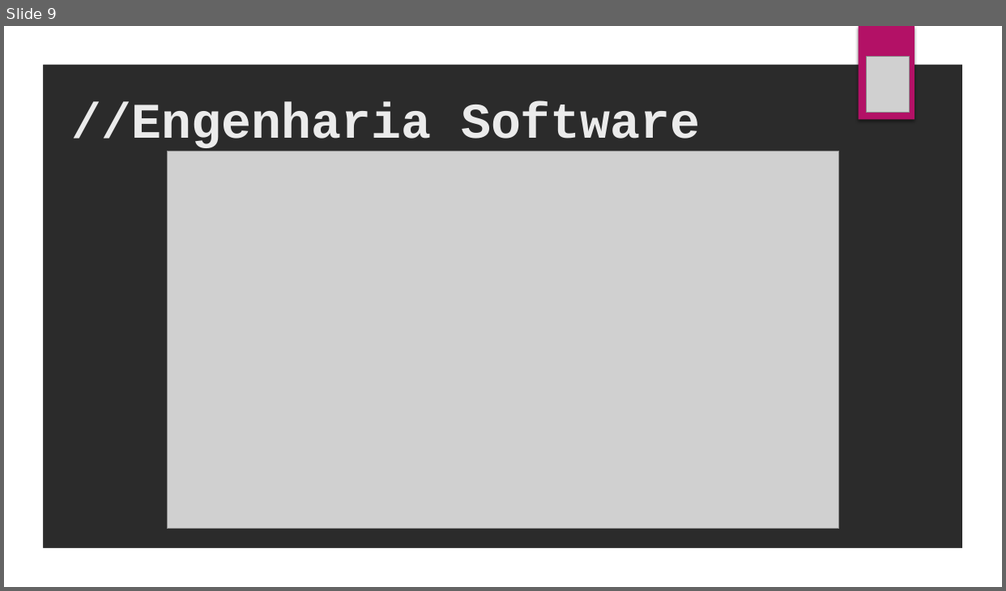
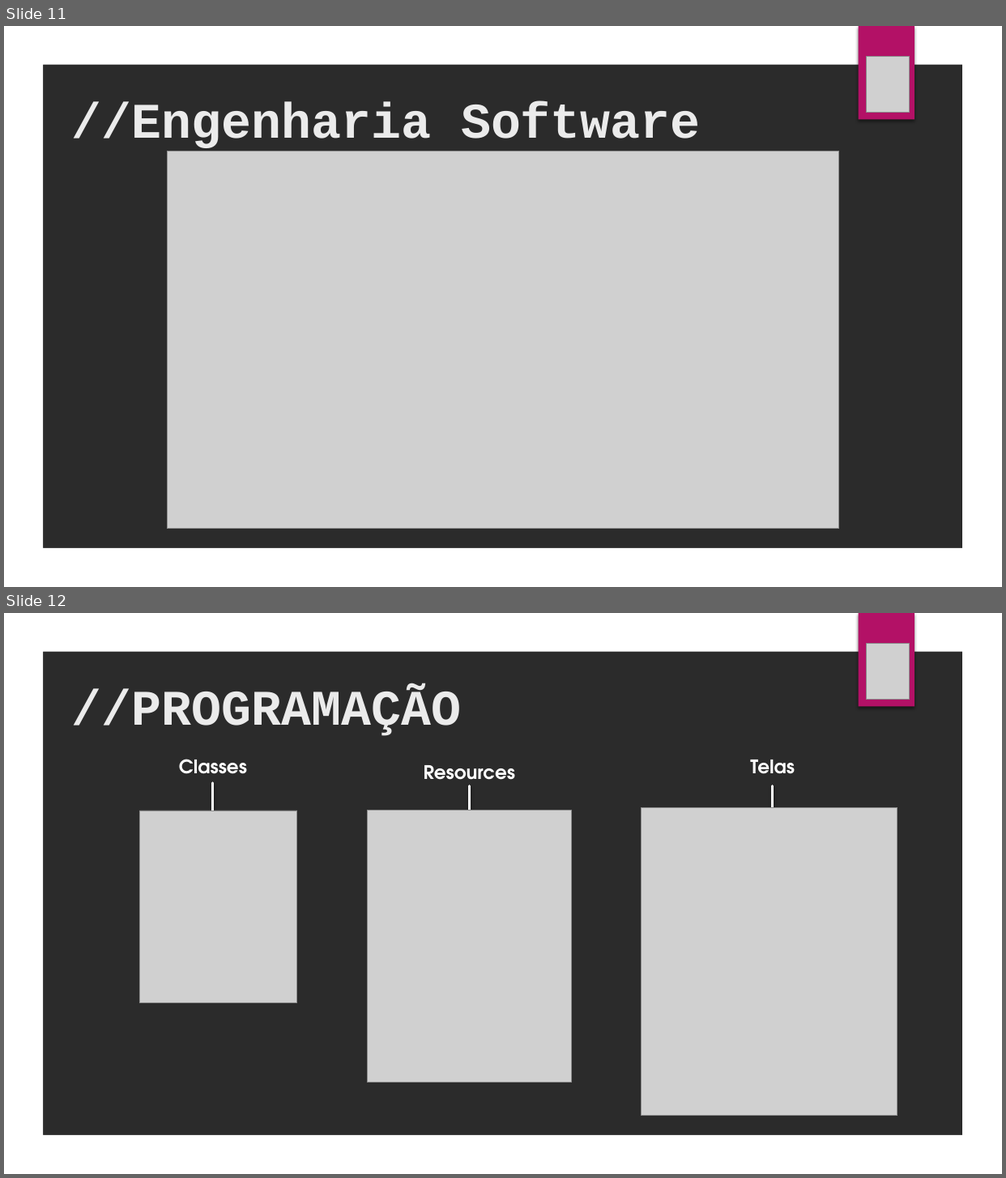
Before and after one commit to SilvioDaCol/ArqFriendly, a slide deck: APRESENTAÇÃO/APRESENTAÇÃO GAMEFRIENDLY.pptx. Shown one above the other, each under a label of ours: slide 9 before the commit, slides 11 and 12 after it. The pictures are 1006x591 and 1006x1178 pixels, drawn with LibreOffice and Linux fonts; fonts in the diff are those of the drawing; grey boxes stand for pictures; background and template pictures are left out; a plain dark background stands for a picture behind light text. Boxes give left, top, right and bottom in pixels: in the first picture for what was removed or moved away, otherwise in the second. Text is boxed around its words. In the diff, an @@ line names an element or a change of style, - is before the commit and + after.

```diff
--- a/APRESENTAÇÃO/APRESENTAÇÃO GAMEFRIENDLY.pptx
+++ b/APRESENTAÇÃO/APRESENTAÇÃO GAMEFRIENDLY.pptx
@@ slide 12 added at (x1=4, y1=613, x2=1002, y2=1174), background picture (left out); not listed: 2 template elements that a slide beside it also shows @@
@@ picture added at (x1=867, y1=643, x2=909, y2=700) @@
@@ title added at (x1=72, y1=689, x2=461, y2=736), 48 pt, text #EBEBEB, bold @@
+//PROGRAMAÇÃO
@@ text added at (x1=179, y1=759, x2=247, y2=774), 18 pt, text #FFFFFF, bold @@
+Classes
@@ text added at (x1=424, y1=765, x2=516, y2=787), 18 pt, text #FFFFFF, bold @@
+Resources
@@ text added at (x1=750, y1=760, x2=795, y2=774), 18 pt, text #FFFFFF, bold @@
+Telas
@@ line added from (213, 783) to (213, 833), #FFFFFF 2.25 pt @@
@@ line added from (470, 786) to (470, 835), #FFFFFF 2.25 pt @@
@@ line added from (773, 786) to (773, 835), #FFFFFF 2.25 pt @@
@@ picture added at (x1=139, y1=811, x2=296, y2=1003) @@
@@ picture added at (x1=367, y1=811, x2=572, y2=1083) @@
@@ picture added at (x1=641, y1=807, x2=898, y2=1116) @@
@@ what was slide 9 is now slide 11 @@
```
Also in this commit, not shown: 3 slides changed, 8 other slides added, 1 slide removed, 5 other files.
